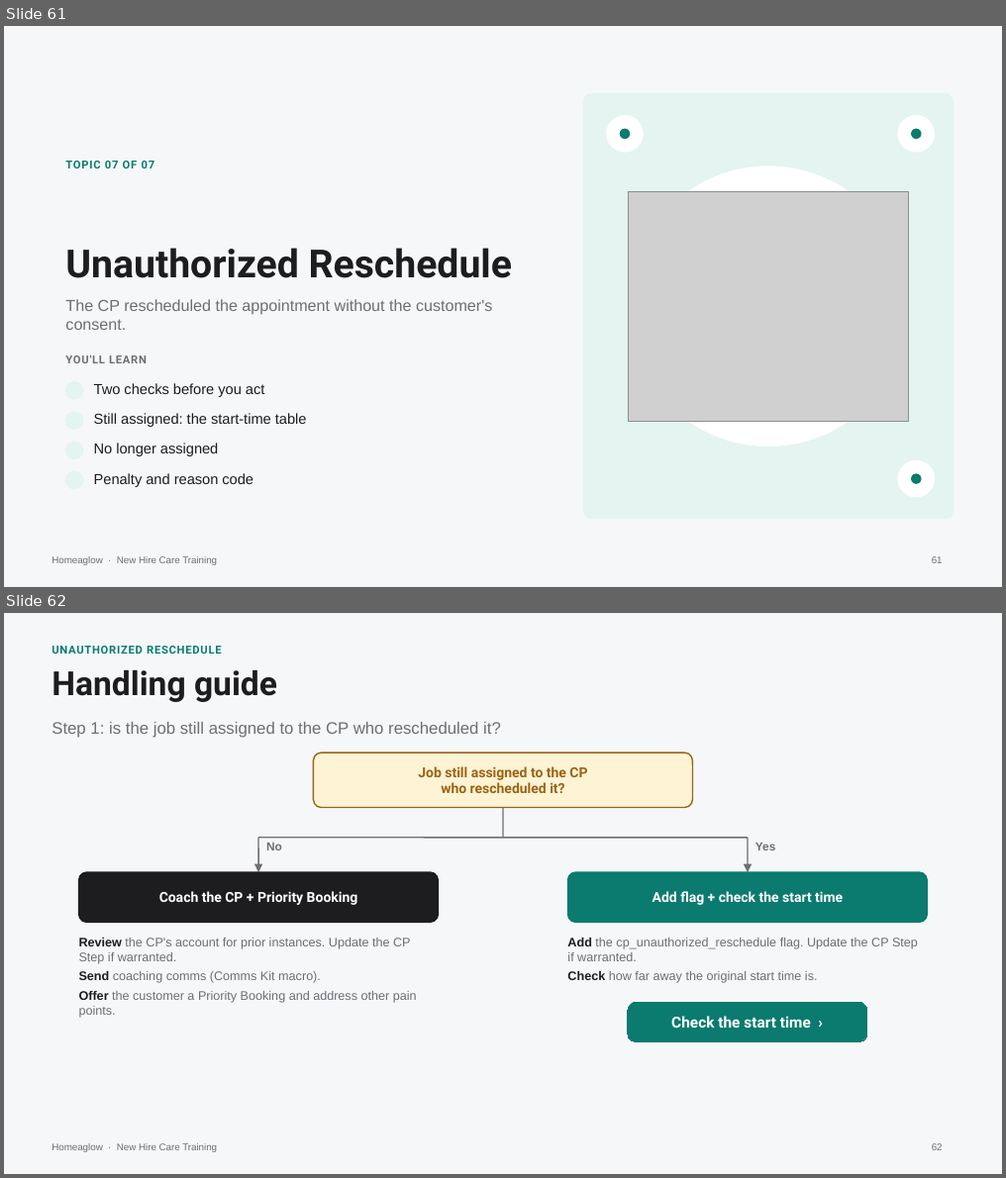
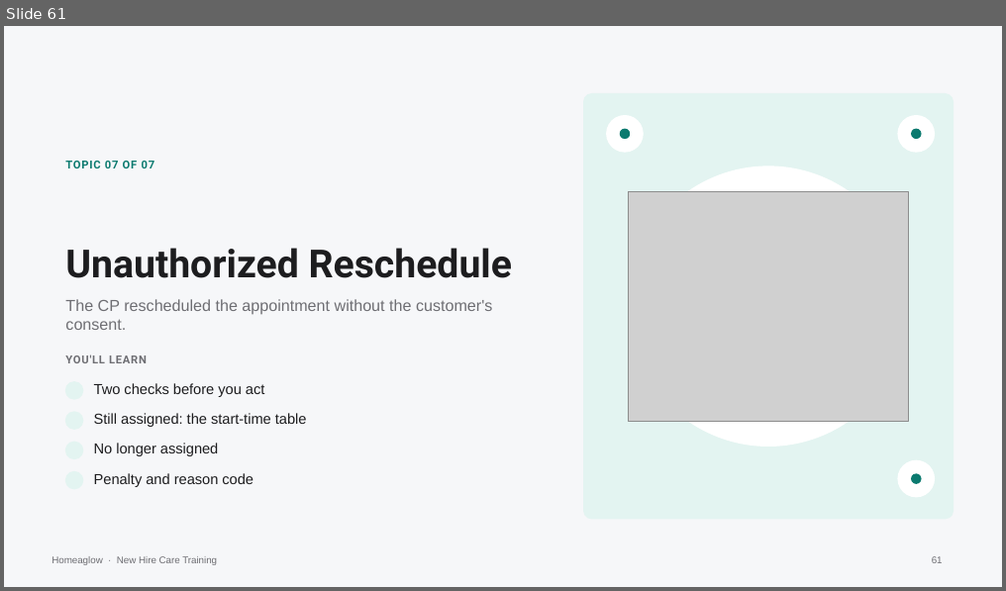
Before and after one commit to anjulimichelle/training, a slide deck: billing-disputes/billing-disputes-cash-payments.pptx. Shown one above the other, each under a label of ours: slides 61 and 62 before the commit, slide 61 after it. The pictures are 1006x1178 and 1006x591 pixels, drawn with LibreOffice and Linux fonts; fonts in the diff are those of the drawing; grey boxes stand for pictures; background and template pictures are left out. Boxes give left, top, right and bottom in pixels: in the first picture for what was removed or moved away, otherwise in the second. Text is boxed around its words. In the diff, an @@ line names an element or a change of style, - is before the commit and + after.

```diff
--- a/billing-disputes/billing-disputes-cash-payments.pptx
+++ b/billing-disputes/billing-disputes-cash-payments.pptx
@@ slide 62 removed at bbox=[4, 613, 1002, 1174], background #F6F7F9; not listed: 1 template element that a slide beside it also shows @@
@@ text removed at bbox=[52, 646, 221, 654] @@
-UNAUTHORIZED RESCHEDULE
@@ text removed at bbox=[52, 669, 277, 702] @@
-Handling guide
@@ text removed at bbox=[52, 722, 501, 738] @@
-Step 1: is the job still assigned to the CP who rescheduled it?
@@ rounded rectangle removed at bbox=[313, 753, 693, 808] @@
@@ text removed at bbox=[418, 766, 587, 793] @@
-Job still assigned to the CP
-who rescheduled it?
@@ line removed from (503, 808) to (503, 838) @@
@@ line removed from (258, 838) to (747, 838) @@
@@ arrow removed from (258, 838) to (258, 872) @@
@@ text removed at bbox=[266, 843, 282, 851] @@
-No
@@ arrow removed from (747, 838) to (747, 872) @@
@@ text removed at bbox=[755, 843, 776, 851] @@
-Yes
@@ rounded rectangle removed at bbox=[79, 872, 438, 922] @@
@@ rounded rectangle removed at bbox=[568, 872, 927, 922] @@
@@ text removed at bbox=[159, 891, 358, 905] @@
-Coach the CP + Priority Booking
@@ text removed at bbox=[652, 891, 843, 905] @@
-Add flag + check the start time
@@ text removed at bbox=[79, 938, 417, 1018] @@
-Review the CP's account for prior instances. Update the CP Step if warranted.
-Send coaching comms (Comms Kit macro).
-Offer the customer a Priority Booking and address other pain points.
@@ text removed at bbox=[567, 938, 918, 983] @@
-Add the cp_unauthorized_reschedule flag. Update the CP Step if warranted.
-Check how far away the original start time is.
@@ rounded rectangle removed at bbox=[628, 1002, 867, 1042] @@
-Check the start time ›
@@ page number removed at bbox=[932, 1144, 943, 1151] @@
-62
```
Also in this commit, not shown: 1 slide added, 1 other slide removed, 1 other file.
